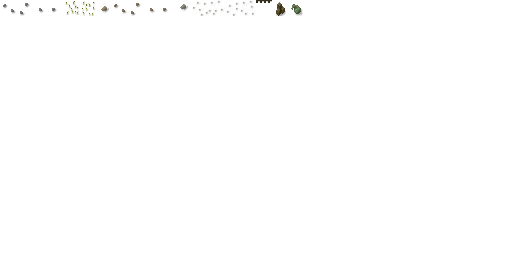
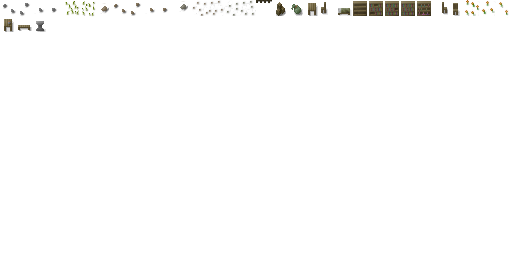
Layer changes from the first 512 × 256 image to the second:
painted on "shade" over (3, 0, 509, 32)
